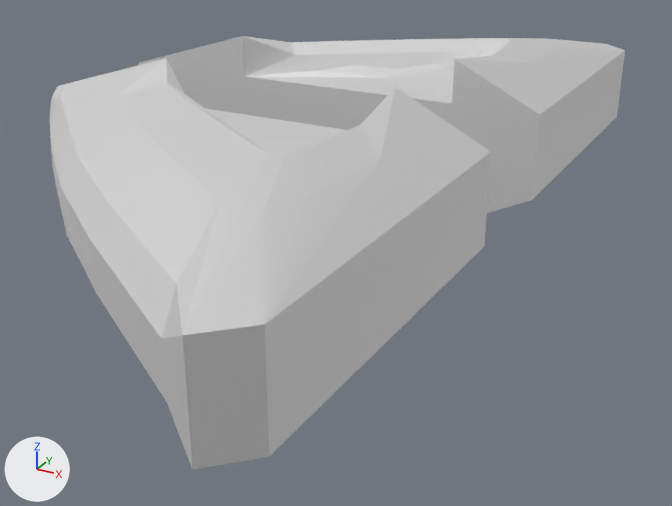
Renders of the FBX model Assets/Custom Assets/Models/wall/wallframeE.fbx from each side of a commit.
Both versions are drawn from a 50 mm lens placed at (-0.338, -1.585, 7.503), pointed at (-1.196, -0.025, 6.723). The lights are fixed; the arrows at lower left show +X, +Y and +Z.

The scene before the commit, as lines of its bpy script (objects in view):
```python
me_middle5 = bpy.data.meshes.new('middle5')
me_middle5.from_pydata(...)  # 286 vertices, 338 faces; spans x -1.86..-0.84, y -0.9..0.9, z 6.76..7.12
me_middle5.materials.append(mat_wallfirst)  # its picture is missing
ob_middle5 = bpy.data.objects.new('middle5', me_middle5)
ob_middle5.location = (0.0, 0.0, 0.0)
```
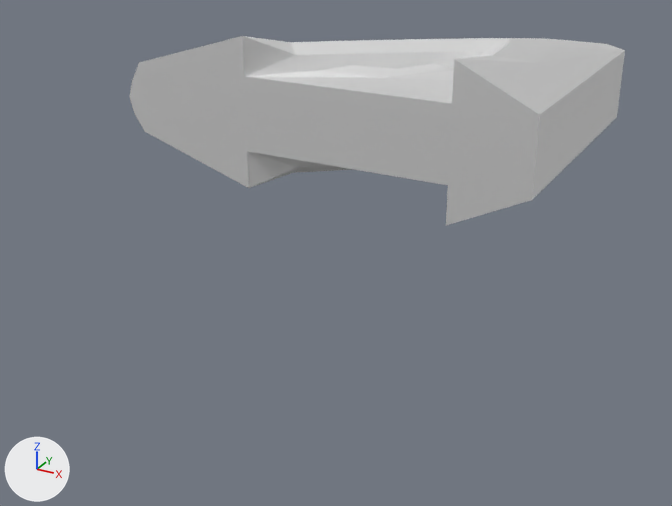
The newer file is also turned or shifted as a whole; pictures and numbers use the older file's frame.

The change, as a list of edits to the scene's bpy script:
```text
Change me_middle5:
    where me_middle5.from_pydata(...)  # 286 vertices, 338 faces; spans x -1.86..-0.84, y -0.9..0.9, z 6.76..7.12
    used by ob_middle5; location = (0.0, 0.0, 0.0)
    me_middle5 part 1: the loose piece of 143 vertices spanning x -1.86..-0.84, y -0.9..-0.13, z 6.76..7.12 is deleted
```

Pixel boxes [x1, y1, x2, y2] of what changed, in the pictures (672 x 506 px):
'middle5', reshaped (14% narrower, 56% shorter): before [50, 36, 625, 470]; after [130, 36, 625, 225]
part 1 of me_middle5, deleted: before [50, 58, 491, 470]
